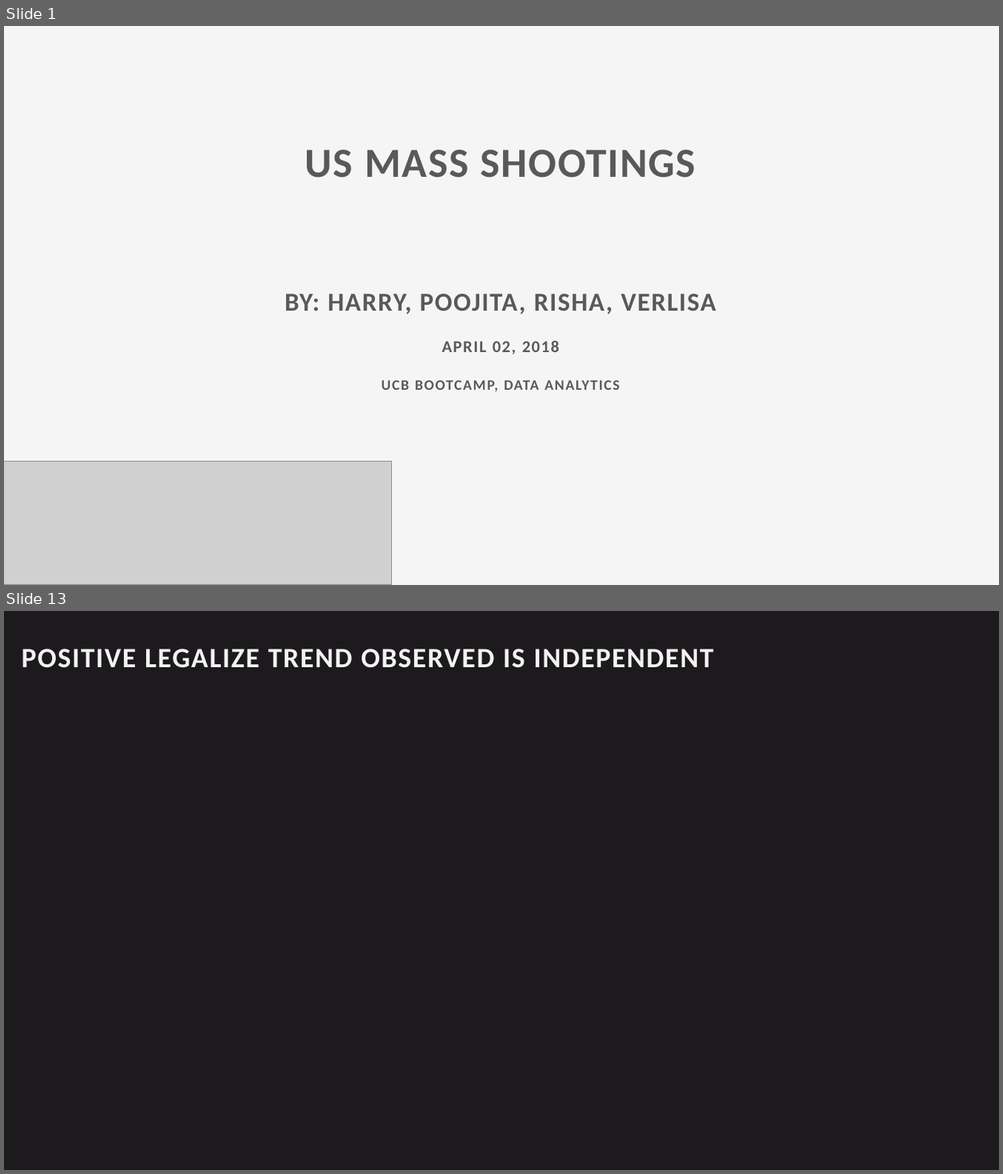
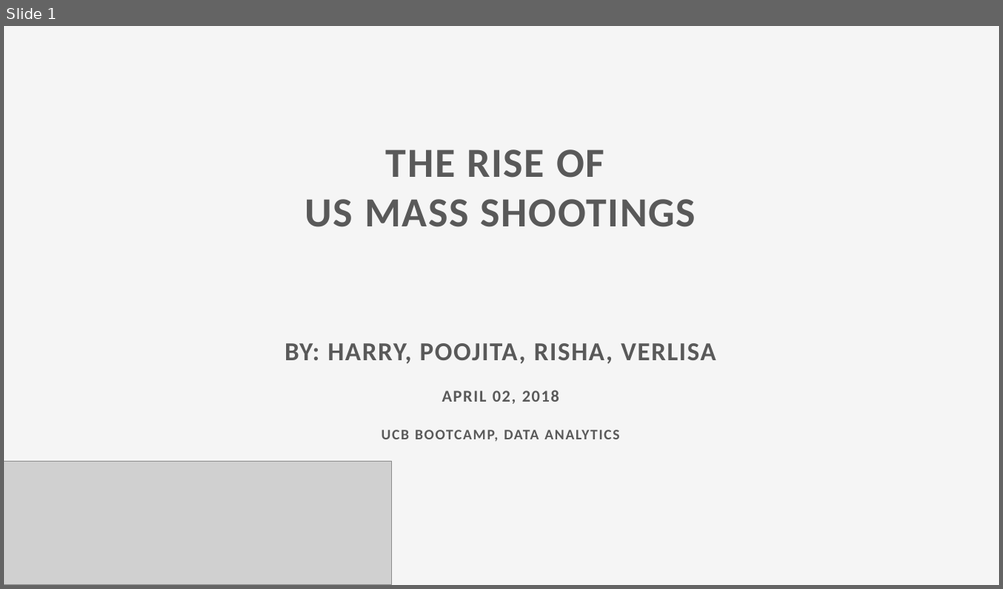
Before and after one commit to shahrisha1/project2_usmassshootings, a slide deck: presentation/us_mass_shootings.pptx. Shown one above the other, each under a label of ours: slides 1 and 13 before the commit, slide 1 after it; the slides between them are not shown. The pictures are 1003x1174 and 1003x589 pixels, drawn with LibreOffice and Linux fonts; fonts in the diff are those of the drawing; grey boxes stand for pictures. Boxes give left, top, right and bottom in pixels: in the first picture for what was removed or moved away, otherwise in the second. Text is boxed around its words. In the diff, an @@ line names an element or a change of style, - is before the commit and + after.

```diff
--- a/presentation/us_mass_shootings.pptx
+++ b/presentation/us_mass_shootings.pptx
@@ slide 13 removed at [4, 611, 999, 1170], background #1D1A1D @@
@@ text removed at [22, 649, 714, 668] @@
-POSITIVE LEGALIZE TREND OBSERVED IS INDEPENDENT
@@ slide 1 changed as well @@
@@ text at [386, 150, 604, 178]: paragraph added @@
+THE RISE OF
```
Also in this commit, not shown: 2 other slides changed, 1 slide added, 14 other slides removed, 30 other files.
